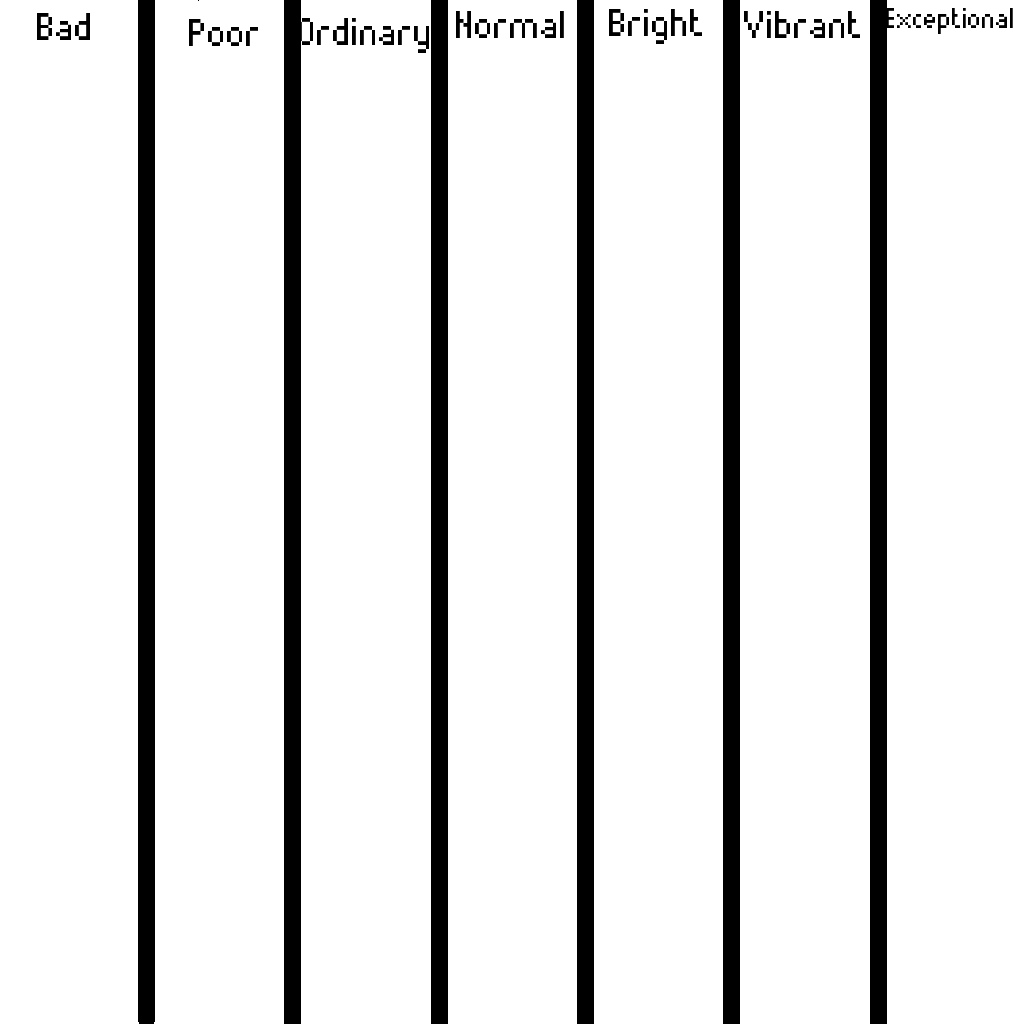
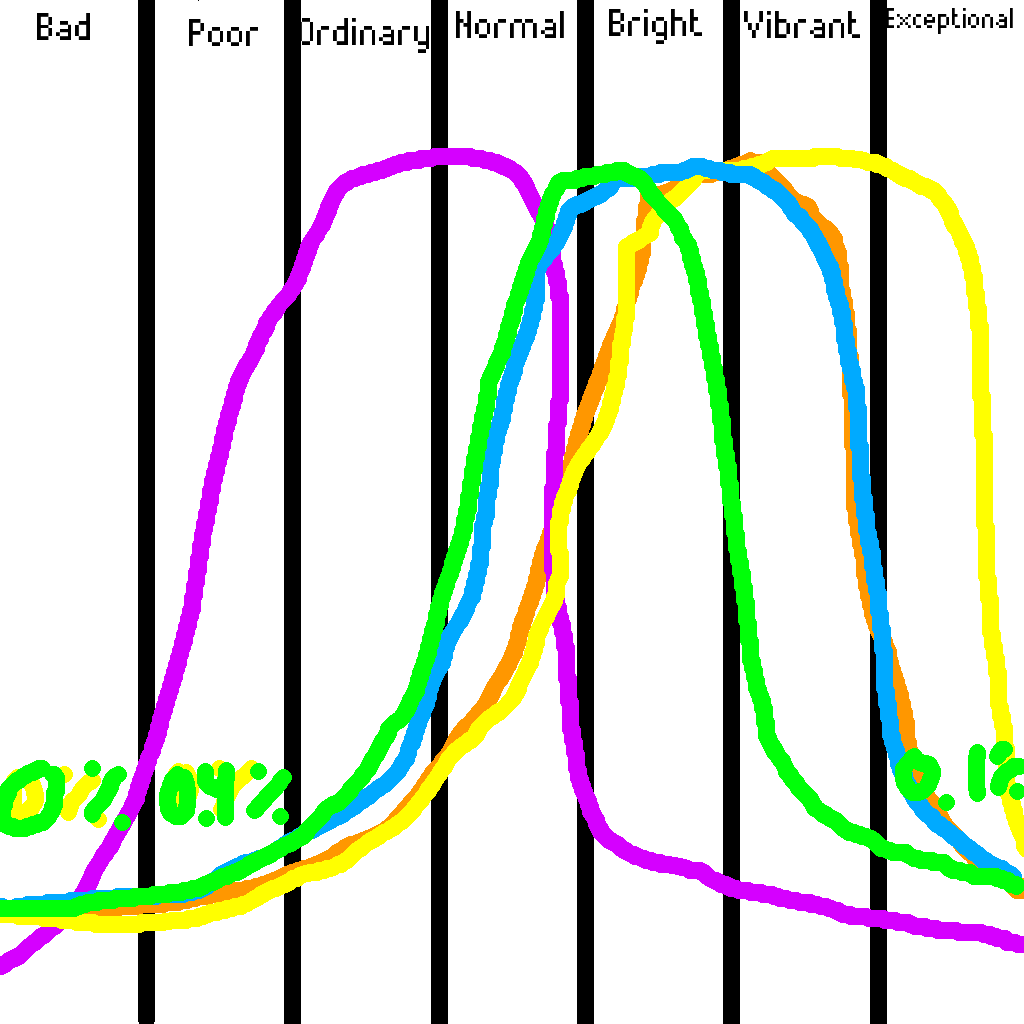
Two versions of the same layered image (1024x1024). Layer-by-layer changes:
added layer "normal" above "location best fit" over [0, 162, 1024, 917]
added layer "location best fit" above "fertilizer and location best fit" over [0, 158, 1022, 917]
added layer "fertilizer and location best fit" above "location worst fit" over [0, 148, 1024, 933]
added layer "location worst fit" above "fertilizer" over [0, 148, 1024, 975]
added layer "fertilizer" above "Background" over [0, 152, 1024, 923]
